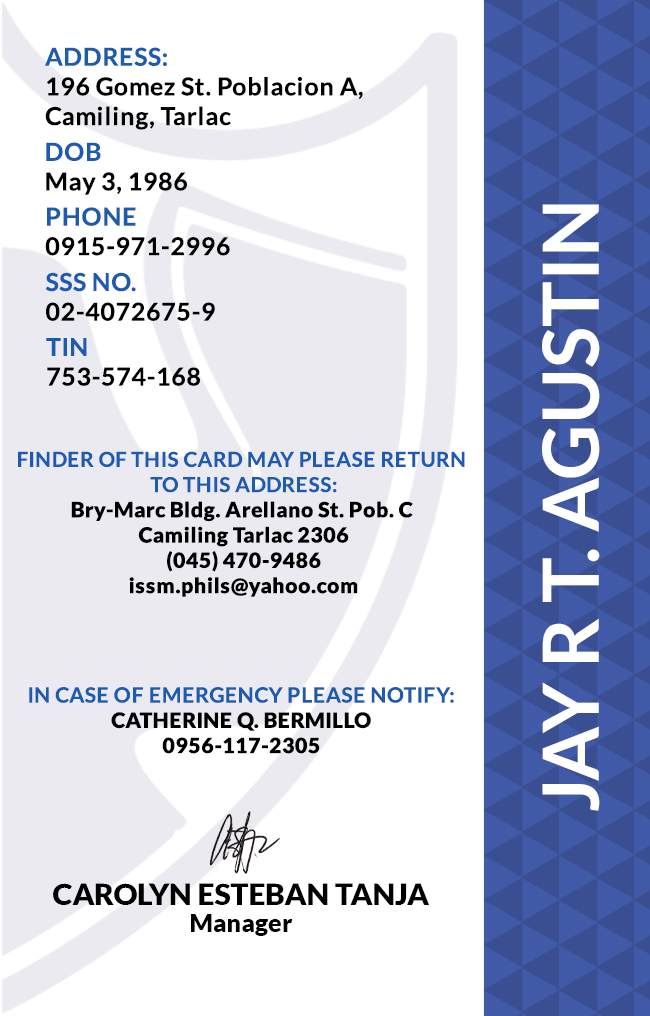
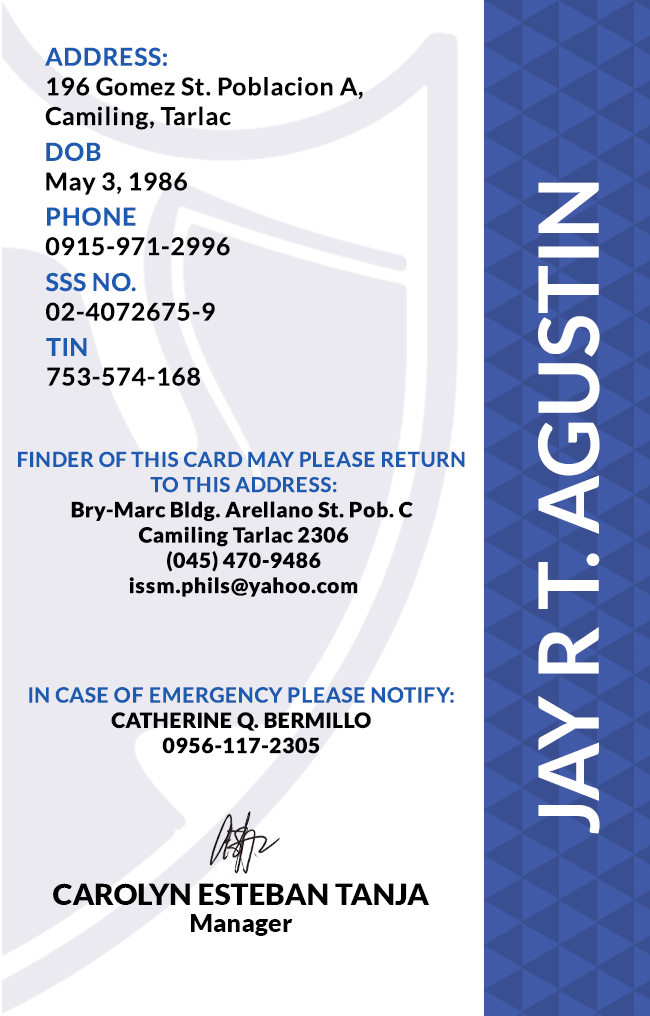
Comparing the layer stacks of the two 650px x 1016px images. Changes:
painted on "JAY R T. AGUSTIN" over (538, 182, 600, 834)
